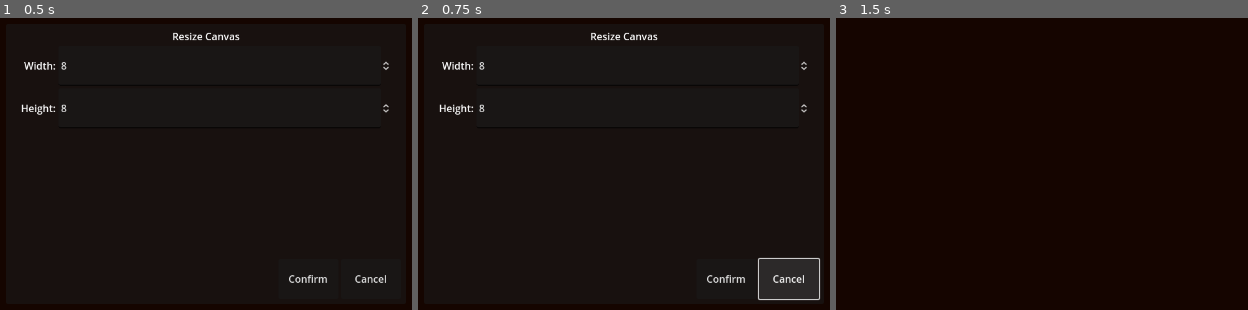
Above: before the commit, frames 1-3 (left to right).
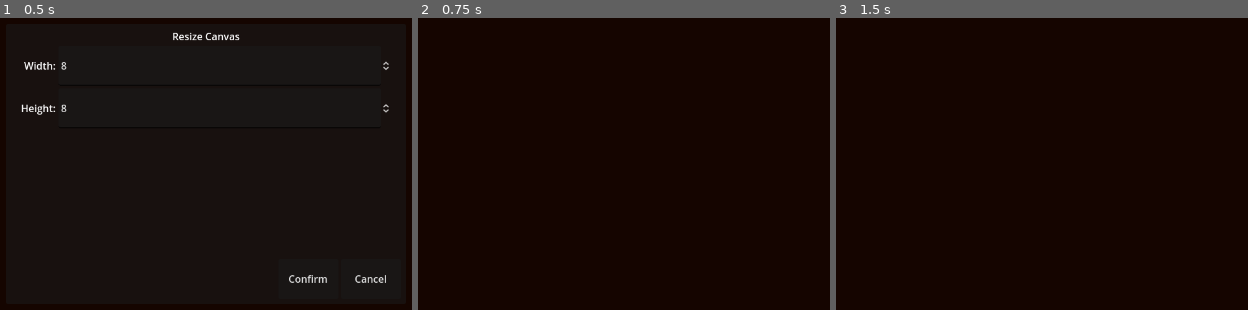
Above: after the commit, the same moments.

Repository: OrangeRevolt/Pixel
Game: Godot game, scene res://scenes/popups/resize_canvas/resize_canvas.tscn
Same seed, same stepped clock (60 frames per second), same inputs: the game is played once before the commit and once after it. This scene is started directly instead of the project's main scene.
Inputs (mouse positions are in pixels of both pictures, inside the frame that each line leads up to):
- Up to frame 1 (0.5 s): no input
- Up to frame 2 (0.75 s): click "Cancel" at 0.5 s
- Up to frame 3 (1.5 s): click (1145, 277) at 1.25 s, where only the run before the commit has a clickable "Confirm"

Frame 1 is identical in both runs. In frame 2, 3.2% of the frame differs, in the area x 5-98%, y 4-97%; in frame 3, nothing differs.

Commit message:
Orange Revolt's Pixel v0.7
							ORP Version 0.7
================================================================================

Fixed bug with eraser tool not working right, do to not putting the sample pixel
chicker inside the loop.

-------------------------------------------------------------------------------

Improved code in the tool script to use the update gui signal instead for all 
theme related changing. (removes dependency issue)

---------------------------------------------------------------------------------

Programmed Undo/Redo function for layer's image.

--------------------------------------------------------------------------------

Programmed cancel button for Resize Canvas popup.

-------------------------------------------------------------------------------

Diff:
--- a/globals/scripts/global_signals.gd
+++ b/globals/scripts/global_signals.gd
@@ -8,6 +8,10 @@
 @warning_ignore("unused_signal")
 signal create_user_canvas #calls all nodes that are needed to initiate when the canvas is created.
 @warning_ignore("unused_signal")
+signal undo #general undo signal for any user action that needs to be undone.
+@warning_ignore("unused_signal")
+signal redo #general redo signal for any usser action that needs to be redone.
+@warning_ignore("unused_signal")
 signal enable_menu_options #to turn on menu options that are disabled inititally pre-canvas creation.
 @warning_ignore("unused_signal")
 signal redraw_canvas #to call canvas redrawing globally.
--- a/project.godot
+++ b/project.godot
@@ -12,7 +12,7 @@
 
 config/name="ORP"
 config/description="Orange Revolt's Pixel. A paint program dedicated for pixel art in games."
-config/version="0.6"
+config/version="0.7"
 run/main_scene="res://scenes/program/program.tscn"
 config/features=PackedStringArray("4.3", "GL Compatibility")
 run/max_fps=60
--- a/scenes/popups/resize_canvas/resize_canvas.tscn
+++ b/scenes/popups/resize_canvas/resize_canvas.tscn
@@ -1,6 +1,7 @@
-[gd_scene load_steps=2 format=3 uid="uid://t2f2bpp3rhux"]
+[gd_scene load_steps=3 format=3 uid="uid://t2f2bpp3rhux"]
 
 [ext_resource type="Script" path="res://scenes/popups/resize_canvas/resize_canvas_confirm_button.gd" id="1_syy62"]
+[ext_resource type="Script" path="res://scenes/popups/resize_canvas/resize_canvas_cancel_button.gd" id="2_xy8mx"]
 
 [node name="Resize_Canvas" type="Control"]
 layout_mode = 3
@@ -98,5 +99,7 @@
 custom_minimum_size = Vector2(96, 64)
 layout_mode = 2
 text = "Cancel"
+script = ExtResource("2_xy8mx")
 
 [connection signal="pressed" from="Resize_Canvas_Margin/Resize_Canvas_VBox/Resize_Canvas_Choice_Buttons/Resize_Canvas_Confirm_Button" to="Resize_Canvas_Margin/Resize_Canvas_VBox/Resize_Canvas_Choice_Buttons/Resize_Canvas_Confirm_Button" method="_on_pressed"]
+[connection signal="pressed" from="Resize_Canvas_Margin/Resize_Canvas_VBox/Resize_Canvas_Choice_Buttons/Resize_Canvas_Cancel_Button" to="Resize_Canvas_Margin/Resize_Canvas_VBox/Resize_Canvas_Choice_Buttons/Resize_Canvas_Cancel_Button" method="_on_pressed"]
--- /dev/null
+++ b/scenes/popups/resize_canvas/resize_canvas_cancel_button.gd
@@ -0,0 +1,7 @@
+extends Button
+
+
+func _on_pressed() -> void:
+	GlobalSignals.popup_exited.emit()
+	owner.get_parent().remove_child(owner)
+	owner.queue_free()
--- a/scenes/program/bucket.gd
+++ b/scenes/program/bucket.gd
@@ -13,6 +13,12 @@
 		add_theme_color_override("icon_hover_color",Color.BLACK)
 		add_theme_stylebox_override("normal",bsl)
 		add_theme_stylebox_override("focus",bsl)
+	else:
+		remove_theme_stylebox_override("normal")
+		remove_theme_color_override("icon_normal_color")
+		remove_theme_color_override("icon_focus_color")
+		remove_theme_color_override("icon_hover_color")
+
 
 func _on_pressed() -> void:
 	ProgramData.canvas_meta["selected_tool"] = ProgramData.BUCKET_TOOL
@@ -21,21 +27,4 @@
 	%Tip_Size_Slider.value = 1
 	%Tip_Size_SpinBox.value = 1
 	ProgramData.canvas_meta["tool_tip_size"] = 1
-
-	var bsl : StyleBoxFlat = StyleBoxFlat.new()
-	bsl.bg_color = Color.ORANGE_RED
-	bsl.set_corner_radius_all(4)
-	add_theme_color_override("icon_normal_color",Color.BLACK)
-	add_theme_color_override("icon_focus_color",Color.BLACK)
-	add_theme_color_override("icon_hover_color",Color.BLACK)
-	add_theme_stylebox_override("normal",bsl)
-	add_theme_stylebox_override("focus",bsl)
-
-	%Pen.remove_theme_stylebox_override("normal")
-	%Pen.remove_theme_color_override("icon_normal_color")
-	%Pen.remove_theme_color_override("icon_focus_color")
-	%Pen.remove_theme_color_override("icon_hover_color")
-	%Eraser.remove_theme_stylebox_override("normal")
-	%Eraser.remove_theme_color_override("icon_normal_color")
-	%Eraser.remove_theme_color_override("icon_focus_color")
-	%Eraser.remove_theme_color_override("icon_hover_color")
+	GlobalSignals.redraw_gui_nodes.emit()
--- a/scenes/program/canvas_texture.gd
+++ b/scenes/program/canvas_texture.gd
@@ -8,6 +8,12 @@
 var canvas_img : Image = Image.create_empty(8,8,false,Image.FORMAT_RGBA8)
 var flood_fill_task_done = true #prevent user from clicking on canvas before bucket fill finishes.
 
+#for undo/redo function
+const UNDO_HISTORY = 0
+const REDO_HISTORY = 1
+var image_undo_history : Array = []
+var image_redo_history : Array = []
+var in_undo : bool = false
 
 # Called when the node enters the scene tree for the first time.
 func _ready() -> void:
@@ -17,15 +23,29 @@
 	GlobalSignals.redraw_canvas.connect(Callable(self,"_redraw_layers"))
 	GlobalSignals.update_shaders.connect(Callable(self,"_update_local_shaders"))
 	GlobalSignals.resize_canvas.connect(Callable(self,"_resize_usercanvas"))
+	GlobalSignals.undo.connect(Callable(self,"_undo_canvas_edit"))
+	GlobalSignals.redo.connect(Callable(self,"_redo_canvas_edit"))
+
+func _undo_canvas_edit():
+	var h_image : Image = Image.create_from_data(ProgramData.canvas_meta["size"].x,ProgramData.canvas_meta["size"].y,false,Image.FORMAT_RGBA8,image_undo_history[0].image)
+	ProgramData.canvas_meta["layers"][image_undo_history[0].layer].image = h_image
+	image_undo_history.push_back(image_undo_history[0])
+	image_undo_history.pop_front()
+	_redraw_layers(REDRAW_ALL)
+
+func _redo_canvas_edit():
+	var h_image : Image = Image.create_from_data(ProgramData.canvas_meta["size"].x,ProgramData.canvas_meta["size"].y,false,Image.FORMAT_RGBA8,image_redo_history[0].image)
+	ProgramData.canvas_meta["layers"][image_redo_history[0].layer].image = h_image
+	image_redo_history.push_back(image_redo_history[0])
+	image_redo_history.pop_front()
+	_redraw_layers(REDRAW_ALL)
 
 func _disable_input():
-	print("canvas input process disabled")
 	set_process_input(false)
 	set_process(false)
 
 
 func _enable_input():
-	print("canvas input process enabled")
 	set_process_input(true)
 	set_process(true)
 
@@ -38,8 +58,6 @@
 
 
 func _create_canvas():
-	#material.set("shader",null)
-	#material.set("shader",load("res://assets/shaders/canvas.gdshader"))
 	material.set("shader_parameter/show_grid",ProgramData.canvas_meta["grid"])
 	material.set("shader_parameter/zoom_level",1)
 	material.set("shader_parameter/grid_cell_size",Vector2i(1,1))
@@ -81,6 +99,12 @@
 	#we need to continously redraw every frame, so the tool tip texture can be seen on the canvas or not if position is outside.
 	queue_redraw()
 
+
+	if Input.is_action_just_released("Tool_Input_One") and ProgramData.canvas_meta["layers"].size() > 0:
+		if image_undo_history.size() > 0:
+			add_history(REDO_HISTORY,ProgramData.canvas_meta["layers"][ProgramData.canvas_meta["selected_layer"]],ProgramData.canvas_meta["selected_layer"])
+		in_undo = false
+
 	if Input.is_action_just_pressed("Zoom_In") and ProgramData.canvas_meta["layers"].size() > 0:
 
 		ProgramData.canvas_meta["zoom_level"] = clamp(ProgramData.canvas_meta["zoom_level"] + 1,1,99)
@@ -109,10 +133,19 @@
 		ProgramData.canvas_meta["primary_color"] = ProgramData.canvas_meta["layers"][ProgramData.canvas_meta["selected_layer"]].image.get_pixelv(snap_ms_pos)
 		%Primary_Color_Picker.color = ProgramData.canvas_meta["primary_color"]
 
+
 	if Input.is_action_pressed("Tool_Input_One") and ProgramData.canvas_meta["layers"].size() > 0:
 
 		if ProgramData.canvas_meta["selected_tool"] == ProgramData.PEN_TOOL and _mouse_in_canvas(get_local_mouse_position()) == true:
+			#add a history to the undo, when just pressed so it just adds one entry.
+			if in_undo == false:
+
+				add_history(UNDO_HISTORY,ProgramData.canvas_meta["layers"][ProgramData.canvas_meta["selected_layer"]],ProgramData.canvas_meta["selected_layer"])
+				print("undo history added")
+				in_undo = true
+
 			pen(INPUT_ONE)
+
 		elif ProgramData.canvas_meta["selected_tool"] == ProgramData.ERASER_TOOL and _mouse_in_canvas(get_local_mouse_position()) == true:
 			eraser(INPUT_ONE)
 
@@ -166,7 +199,7 @@
 				if l.visible == true:
 					canvas_img.blit_rect(l.image,Rect2i(Vector2i(snap_ms_pos.x,snap_ms_pos.y),Vector2i(ProgramData.canvas_meta["tool_tip_size"],ProgramData.canvas_meta["tool_tip_size"])),Vector2i(snap_ms_pos.x,snap_ms_pos.y))
 
-	#more than one pixel changed, so we need to update all layers. (this is slow..not sure what to improve, cause i need to prevent drawing transperency removing the previous layers pixels.)
+	#more than one pixel changed, so we need to update all layers. (this is slow..not sure what to improve, cause i need to prevent transperency removing the previous layers pixels.)
 	elif redraw_type == REDRAW_ALL:
 
 		canvas_img.fill(ProgramData.canvas_meta["color"])
@@ -179,8 +212,17 @@
 						if sample_pixel_color != Color.TRANSPARENT:
 							canvas_img.set_pixelv(Vector2i(px,py),sample_pixel_color)
 
-
 	RenderingServer.texture_2d_update(texture.get_rid(),canvas_img,0)
+
+func add_history(history_type : int, layer : Dictionary, layer_dex : int):
+	var img_undo = {
+		"layer": layer_dex,
+		"image": layer.image.get_data(),
+	}
+	if history_type == UNDO_HISTORY:
+		image_undo_history.append(img_undo)
+	else:
+		image_redo_history.append(img_undo)
 
 
 func pen(action_type) -> void:
@@ -211,24 +253,25 @@
 	var snap_ms_pos : Vector2i = Vector2i(int(floor(get_local_mouse_position().x / ((ProgramData.canvas_meta["size"].x * P …(235 unchanged characters)…
 	var sample_color = ProgramData.canvas_meta["layers"][ProgramData.canvas_meta["selected_layer"]].image.get_pixelv(snap_ms_pos)
 	var cur_layer = ProgramData.canvas_meta["layers"][ProgramData.canvas_meta["selected_layer"]]
+
 	if action_type == INPUT_ONE:
 
-		if ProgramData.canvas_meta["secondary_color"] != sample_color:
-
-			if ProgramData.canvas_meta["selected_layer"] < 1:
-
-				for py in ProgramData.canvas_meta["tool_tip_size"]:
-					for px in ProgramData.canvas_meta["tool_tip_size"]:
-
-						if (snap_ms_pos.x + px < cur_layer.image.get_width() and snap_ms_pos.y + py < cur_layer.image.get_height()):
+		if ProgramData.canvas_meta["selected_layer"] < 1:
+
+			for py in ProgramData.canvas_meta["tool_tip_size"]:
+				for px in ProgramData.canvas_meta["tool_tip_size"]:
+
+					if (snap_ms_pos.x + px < cur_layer.image.get_width() and snap_ms_pos.y + py < cur_layer.image.get_height()):
+						sample_color = ProgramData.canvas_meta["layers"][ProgramData.canvas_meta["selected_layer"]].image.get_pixelv(Vector2i(snap_ms_pos.x + px, snap_ms_pos.y + py))
+						if sample_color != ProgramData.canvas_meta["secondary_color"]:
 							cur_layer.image.set_pixelv(Vector2i(snap_ms_pos.x + px,snap_ms_pos.y + py),ProgramData.canvas_meta["secondary_color"])
-				_redraw_layers(REDRAW_ALL)
-			else:
-				for py in ProgramData.canvas_meta["tool_tip_size"]:
-					for px in ProgramData.canvas_meta["tool_tip_size"]:
-						if (snap_ms_pos.x + px < cur_layer.image.get_width() and snap_ms_pos.y + py < cur_layer.image.get_height()):
-							cur_layer.image.set_pixelv(Vector2i(snap_ms_pos.x + px,snap_ms_pos.y + py),Color.TRANSPARENT)
-				_redraw_layers(REDRAW_ALL)
+			_redraw_layers(REDRAW_ALL)
+		else:
+			for py in ProgramData.canvas_meta["tool_tip_size"]:
+				for px in ProgramData.canvas_meta["tool_tip_size"]:
+					if (snap_ms_pos.x + px < cur_layer.image.get_width() and snap_ms_pos.y + py < cur_layer.image.get_height()):
+						cur_layer.image.set_pixelv(Vector2i(snap_ms_pos.x + px,snap_ms_pos.y + py),Color.TRANSPARENT)
+			_redraw_layers(REDRAW_ALL)
 
 func layer_img_is_one_color(layer_dex):
 	var first_color : Array = [ProgramData.canvas_meta["layers"][layer_dex].image.get_data()[0],ProgramData.canvas_meta["layers"][layer_dex].image.get_data()[1],ProgramData.canvas_meta["layers"][layer_dex].image.get_data()[2],ProgramData.canvas_meta["layers"][layer_dex].image.get_data()[3]]
--- a/scenes/program/edit.gd
+++ b/scenes/program/edit.gd
@@ -19,3 +19,7 @@
 		%Popup_Group.add_child(preload("res://scenes/popups/resize_canvas/resize_canvas.tscn").instantiate())
 		%Program_VBox.hide()
 		%Canvas_Texture.set_process(false)
+	if id == 2: #Undo
+		GlobalSignals.undo.emit()
+	if id == 3: #Redo
+		GlobalSignals.redo.emit()
--- a/scenes/program/eraser.gd
+++ b/scenes/program/eraser.gd
@@ -13,26 +13,15 @@
 		add_theme_color_override("icon_hover_color",Color.BLACK)
 		add_theme_stylebox_override("normal",bsl)
 		add_theme_stylebox_override("focus",bsl)
+	else:
+		remove_theme_stylebox_override("normal")
+		remove_theme_color_override("icon_normal_color")
+		remove_theme_color_override("icon_focus_color")
+		remove_theme_color_override("icon_hover_color")
+
 
 func _on_pressed() -> void:
 	ProgramData.canvas_meta["selected_tool"] = ProgramData.ERASER_TOOL
 	%Tip_Size_Slider.editable = true
 	%Tip_Size_SpinBox.editable = true
-
-	var bsl : StyleBoxFlat = StyleBoxFlat.new()
-	bsl.bg_color = Color.ORANGE_RED
-	bsl.set_corner_radius_all(4)
-	add_theme_color_override("icon_normal_color",Color.BLACK)
-	add_theme_color_override("icon_focus_color",Color.BLACK)
-	add_theme_color_override("icon_hover_color",Color.BLACK)
-	add_theme_stylebox_override("normal",bsl)
-	add_theme_stylebox_override("focus",bsl)
-
-	%Pen.remove_theme_stylebox_override("normal")
-	%Pen.remove_theme_color_override("icon_normal_color")
-	%Pen.remove_theme_color_override("icon_focus_color")
-	%Pen.remove_theme_color_override("icon_hover_color")
-	%Bucket.remove_theme_stylebox_override("normal")
-	%Bucket.remove_theme_color_override("icon_normal_color")
-	%Bucket.remove_theme_color_override("icon_focus_color")
-	%Bucket.remove_theme_color_override("icon_hover_color")
+	GlobalSignals.redraw_gui_nodes.emit()
--- a/scenes/program/export_file_dialog.gd
+++ b/scenes/program/export_file_dialog.gd
@@ -1,5 +1,4 @@
 extends FileDialog
-
 
 
 func _on_file_selected(path: String) -> void:
--- a/scenes/program/pen.gd
+++ b/scenes/program/pen.gd
@@ -13,26 +13,14 @@
 		add_theme_color_override("icon_hover_color",Color.BLACK)
 		add_theme_stylebox_override("normal",bsl)
 		add_theme_stylebox_override("focus",bsl)
+	else:
+		remove_theme_stylebox_override("normal")
+		remove_theme_color_override("icon_normal_color")
+		remove_theme_color_override("icon_focus_color")
+		remove_theme_color_override("icon_hover_color")
 
 func _on_pressed() -> void:
 	ProgramData.canvas_meta["selected_tool"] = ProgramData.PEN_TOOL
 	%Tip_Size_Slider.editable = true
 	%Tip_Size_SpinBox.editable = true
-
-	var bsl : StyleBoxFlat = StyleBoxFlat.new()
-	bsl.bg_color = Color.ORANGE_RED
-	bsl.set_corner_radius_all(4)
-	add_theme_color_override("icon_normal_color",Color.BLACK)
-	add_theme_color_override("icon_focus_color",Color.BLACK)
-	add_theme_color_override("icon_hover_color",Color.BLACK)
-	add_theme_stylebox_override("normal",bsl)
-	add_theme_stylebox_override("focus",bsl)
-
-	%Bucket.remove_theme_stylebox_override("normal")
-	%Bucket.remove_theme_color_override("icon_normal_color")
-	%Bucket.remove_theme_color_override("icon_focus_color")
-	%Bucket.remove_theme_color_override("icon_hover_color")
-	%Eraser.remove_theme_stylebox_override("normal")
-	%Eraser.remove_theme_color_override("icon_normal_color")
-	%Eraser.remove_theme_color_override("icon_focus_color")
-	%Eraser.remove_theme_color_override("icon_hover_color")
+	GlobalSignals.redraw_gui_nodes.emit()
--- a/scenes/program/program.tscn
+++ b/scenes/program/program.tscn
@@ -83,11 +83,15 @@
 script = ExtResource("1_p5hup")
 
 [node name="Edit" type="PopupMenu" parent="Program_Margin/Program_VBox/Main_Menu_HBox/Main_MenuBar"]
-item_count = 2
+item_count = 4
 item_0/text = "Grid Settings"
 item_1/text = "Resize Canvas"
 item_1/id = 1
 item_1/disabled = true
+item_2/text = "Undo"
+item_2/id = 2
+item_3/text = "Redo"
+item_3/id = 3
 script = ExtResource("3_r016b")
 
 [node name="View" type="PopupMenu" parent="Program_Margin/Program_VBox/Main_Menu_HBox/Main_MenuBar"]
Not shown, changed: change-log.txt
